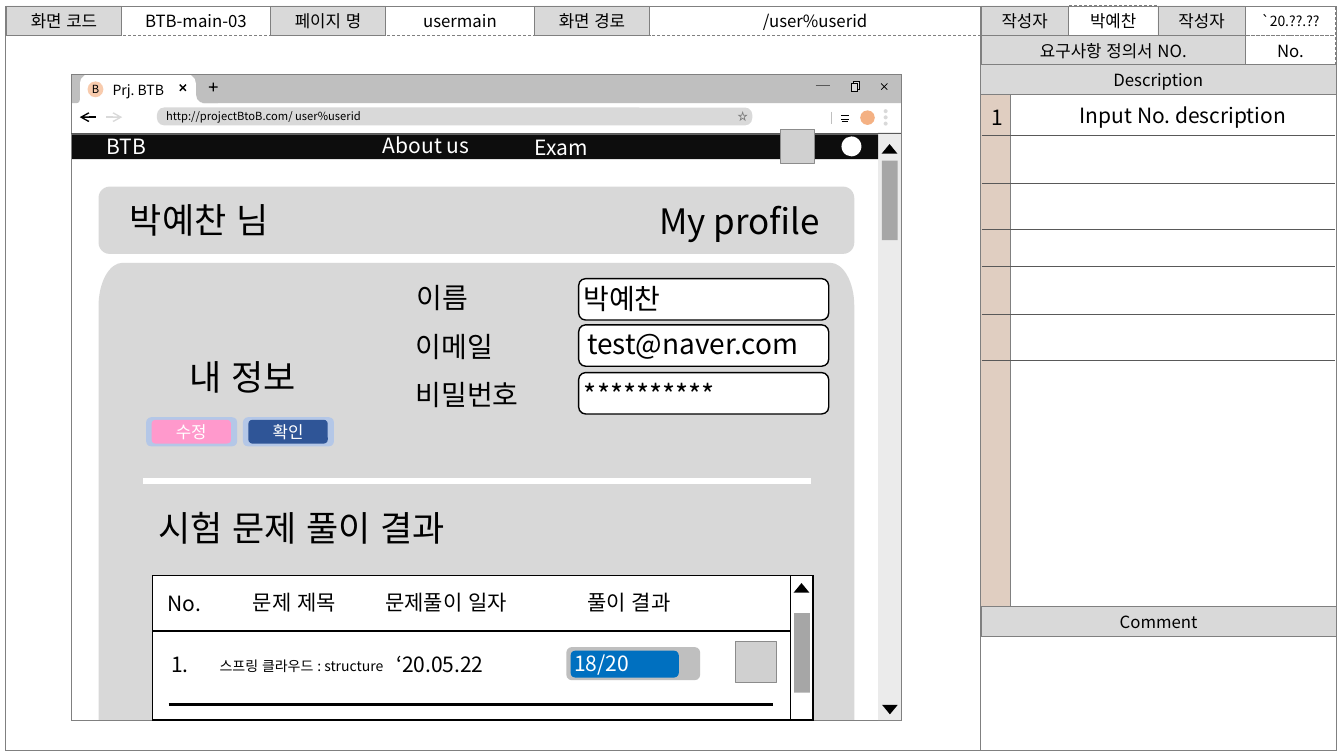
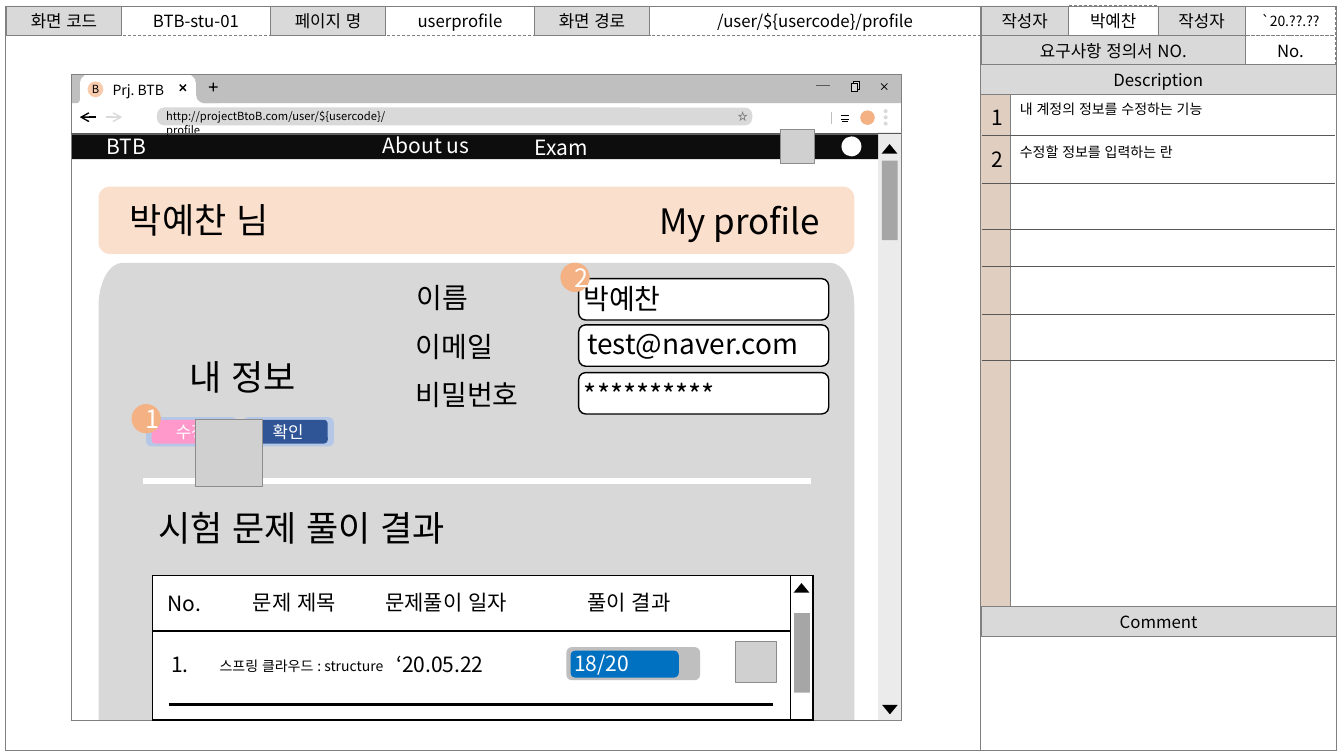
Before and after one commit to PYC1080/MSA_Mentoring, a slide deck: slide 24 of project/BtoB_Storyboard.pptx. Drawn at 1344x756 pixels with LibreOffice and Linux fonts; fonts in the diff are those of the drawing; grey boxes stand for pictures; background and template pictures are left out. Boxes give left, top, right and bottom in pixels: in the first picture for what was removed or moved away, otherwise in the second. Text is boxed around its words. In the diff, an @@ line names an element or a change of style, - is before the commit and + after.

```diff
--- a/project/BtoB_Storyboard.pptx
+++ b/project/BtoB_Storyboard.pptx
@@ text in rectangle at <box>153,14,239,28</box>: text changed @@
-BTB-main-03
+BTB-stu-01
@@ text in rectangle at <box>418,13,503,31</box>: text changed @@
-usermain
+userprofile
@@ text in rectangle at <box>717,13,913,31</box>: text changed @@
-/user%userid
+/user/${usercode}/profile
@@ text at <box>166,110,385,137</box>: text changed @@
-http://projectBtoB.com/ user%userid
+http://projectBtoB.com/user/${usercode}/profile
@@ text added at <box>1020,102,1203,115</box>, 10 pt, text #000000 @@
+내 계정의 정보를 수정하는 기능
@@ text removed at <box>1080,106,1286,128</box> @@
-Input No. description
@@ text added at <box>1020,145,1173,158</box>, 10 pt, text #000000 @@
+수정할 정보를 입력하는 란
@@ text added at <box>991,151,1003,167</box>, 15 pt, text #000000 @@
+2
@@ rounded rectangle at <box>99,187,855,254</box>: fill #BFBFBF at 60% opacity to #F8CBAD at 60% opacity @@
@@ rounded rectangle removed at <box>123,201,223,232</box> @@
@@ ellipse added at <box>561,263,590,292</box>, fill #F4B183, 18 pt, text #FFFFFF @@
+2
@@ ellipse added at <box>131,404,160,434</box>, fill #F4B183, 18 pt, text #FFFFFF @@
+1
@@ picture added at <box>196,419,263,487</box> @@
```
Also in this commit, not shown: 47 other slides changed, 38 slides added, 8 slides removed.
